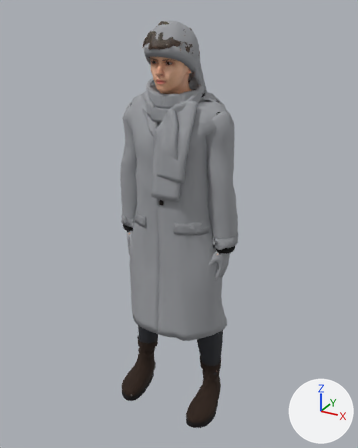
An edit to the glTF model demo-3d/models/real/player.glb, drawn before and after from the same camera.
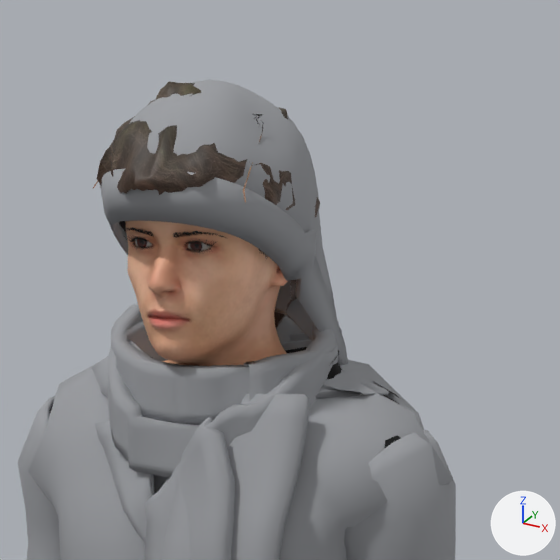
The first picture shows the older version from a 50 mm camera at (1.082, -1.968, 1.98) aimed at (0.007, -0.013, 1.003). The close-ups show the older and then the newer version on the part from 33% to 73% of the width and 0% to 32% of the height of that picture. Only the edits that show in the close-ups are written down. The lights are fixed; the arrows at lower right show +X, +Y and +Z. Vertices at exactly the same position are counted once.

The first close-up shows 'base.004', 'coat_player', 'hat_player', 'human_player.short02', 'scarf_player' and 5 more.
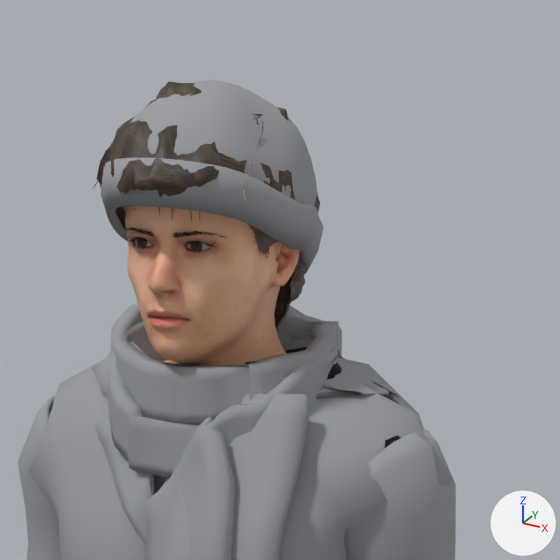
The change, as a list of edits to the scene's bpy script:
```text
Change me_hat_player:
    used by ob_hat_player; location = (0.0, 0.0, 0.0)
    remove me_hat_player.from_pydata(...)  # 913 vertices, 1776 faces; spans x -0.115..0.127, y -0.192..0.063, z 1.607..1.927
    add me_hat_player.from_pydata(...)  # 913 vertices, 1776 faces; spans x -0.115..0.113, y -0.191..0.068, z 1.72..1.926
    me_hat_player part 1: 912 of 913 vertices moved; they spanned x -0.115..0.127, y -0.192..0.063, z 1.607..1.925 and now span x -0.115..0.113, y -0.191..0.068, z 1.72..1.925; mean shift (-0.001, 0.001, 0.015); largest move (0.127, 0.03, 1.607) -> (0.086, -0.002, 1.735)
```

Changed parts and their boxes [x1, y1, x2, y2] in the close-ups (560 x 560 px):
'hat_player', reshaped (10% narrower, 32% shorter)
    before: [100, 79, 348, 365]
    after: [101, 80, 324, 275]
